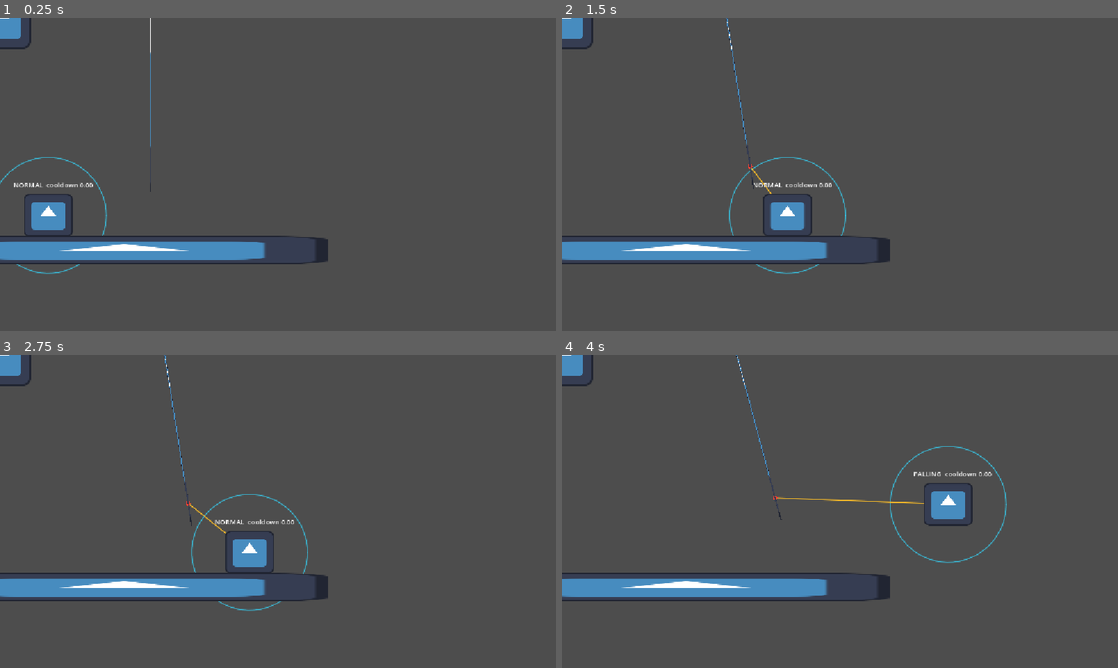
Above: before the commit, frames 1-4 (two rows, left to right).
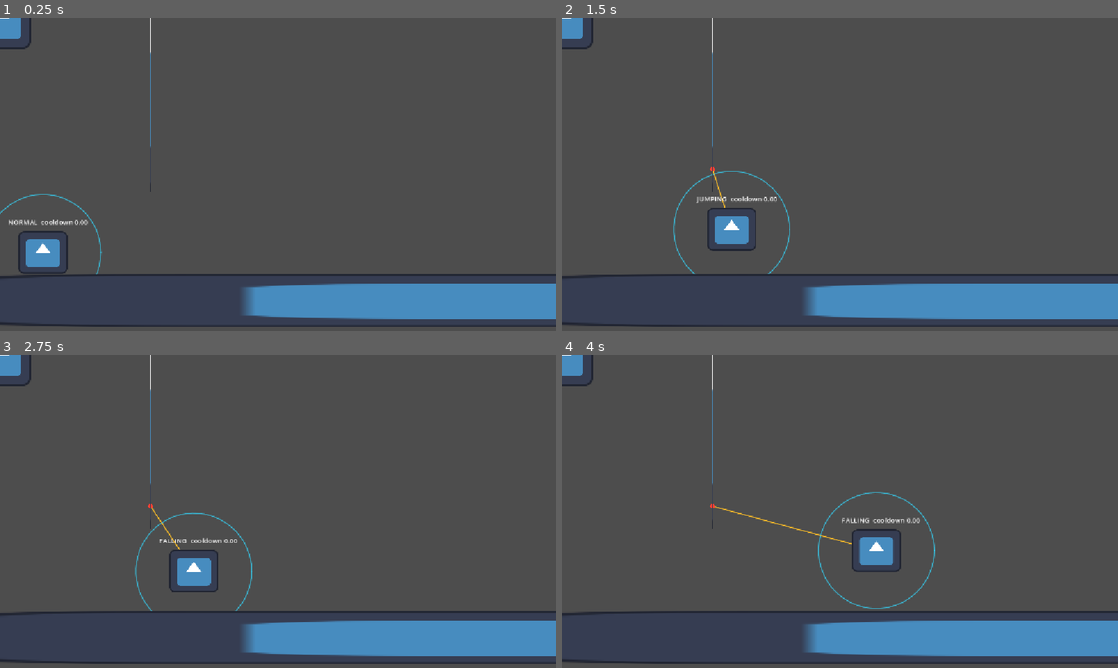
Above: after the commit, the same moments.

Repository: kurbanovaanna12-jpg/JuAnnji
Game: Godot game, scene res://test1.tscn
The game is run twice, just before and just after one commit, with the same random seed, the same clock (stepped at 60 frames per second) and the same inputs. The engine's default icon, where the game draws it, is replaced by a stand-in: a white triangle on a blue panel in a dark square.
Inputs:
- Up to frame 1 (0.25 s): no input
- Up to frame 2 (1.5 s): tap Enter (ui_accept) at 0.5 s; hold D (move_right) from 0.53 s (still down); tap Space (jump) at 0.6, 0.77, 1.07, 1.35 s
- Up to frame 3 (2.75 s): tap Space (jump) at 1.52, 1.82, 2.1 s; release D (move_right) at 2.03 s; hold A (move_left) from 2.03 s (still down)
- Up to frame 4 (4 s): release A (move_left) at 2.78 s; hold D (move_right) from 2.78 s (still down); tap Space (jump) at 2.85, 3.02, 3.32, 3.6, 3.77 s

The runs differ from the first frame. In frame 1, 12% of the frame differs, in the area x 0-100%, y 44-99%; in frame 2, 13%; in frame 3, 13%; in frame 4, 14%, in the area x 0-100%, y 0-99%.

Commit message:
Добавлен усиленный соскок при удержании пробела

Diff:
--- a/character_body_2d.gd
+++ b/character_body_2d.gd
@@ -22,6 +22,8 @@
 @export var minimum_swing_launch_speed := 280.0
 @export var swing_angular_damp := 0.12
 @export var release_upward_boost := 35.0
+@export_range(1.0, 20.0, 0.1) var release_distance_multiplier := 2.5
+@export_range(0.05, 1.0, 0.05) var release_hold_time := 0.25
 
 @export_group("Debug")
 @export var debug_grab := true
@@ -49,6 +51,10 @@
 var rope_pendulum_length := 250.0
 var swing_angle := 0.0
 var swing_angular_velocity := 0.0
+var flight_horizontal_multiplier := 1.0
+var release_input_ready := false
+var release_pending := false
+var release_hold_elapsed := 0.0
 
 
 func _ready() -> void:
@@ -75,12 +81,17 @@
 		queue_redraw()
 		return
 
+	if is_on_floor():
+		flight_horizontal_multiplier = 1.0
 	var direction := Input.get_axis("move_left", "move_right")
+	# Scale horizontal air control along with launch speed so holding a direction
+	# does not immediately cancel the longer flight. Vertical motion is unchanged.
+	var horizontal_scale := flight_horizontal_multiplier
 	if direction != 0.0:
-		velocity.x = move_toward(velocity.x, direction * move_speed, acceleration * delta)
+		velocity.x = move_toward(velocity.x, direction * move_speed * horizontal_scale, acceleration * horizontal_scale * delta)
 	else:
 		var current_friction := friction if is_on_floor() else air_friction
-		velocity.x = move_toward(velocity.x, 0.0, current_friction * delta)
+		velocity.x = move_toward(velocity.x, 0.0, current_friction * horizontal_scale * delta)
 
 	if is_on_floor():
 		if velocity.y > 0.0:
@@ -101,6 +112,7 @@
 
 	move_and_slide()
 	if is_on_floor() and velocity.y >= 0.0:
+		flight_horizontal_multiplier = 1.0
 		jump_armed = false
 		state = PlayerState.NORMAL
 	elif velocity.y < 0.0:
@@ -152,6 +164,11 @@
 
 
 func _begin_rope_grab(candidate_world: Vector2, candidate_local: Vector2) -> void:
+	flight_horizontal_multiplier = 1.0
+	# The Space used to jump onto the vine must be released before a new gesture.
+	release_input_ready = not Input.is_action_pressed("release_grab")
+	release_pending = false
+	release_hold_elapsed = 0.0
 	add_collision_exception_with(rope)
 	ignoring_rope_collision = true
 	rope_local_grab_point = rope.to_local(candidate_world)
@@ -226,11 +243,34 @@
 		_release_rope(velocity)
 		return
 
-	if Input.is_action_just_pressed("release_grab"):
+	_process_release_input(delta)
+
+
+func _process_release_input(delta: float) -> void:
+	if not release_input_ready:
+		if not Input.is_action_pressed("release_grab"):
+			release_input_ready = true
+		return
+
+	if not release_pending and (Input.is_action_pressed("release_grab") or Input.is_action_just_pressed("release_grab")):
+		release_pending = true
+		release_hold_elapsed = 0.0
+	if not release_pending:
+		return
+
+	# A tap releases normally on key-up; a hold launches as soon as it is charged.
+	if not Input.is_action_pressed("release_grab"):
 		_release_rope(velocity)
-
-
-func _release_rope(inherited_velocity: Vector2) -> void:
+		return
+	release_hold_elapsed += delta
+	if release_hold_elapsed >= release_hold_time:
+		_release_rope(velocity, true)
+
+
+func _release_rope(inherited_velocity: Vector2, boost_distance: bool = false) -> void:
+	release_pending = false
+	release_hold_elapsed = 0.0
+	release_input_ready = false
 	if is_instance_valid(rope):
 		rope.rotation = rope_rest_rotation + swing_angle
 		rope.angular_velocity = swing_angular_velocity
@@ -239,6 +279,9 @@
 		rope.freeze_mode = rope_freeze_mode_before_grab
 		rope.freeze = rope_freeze_before_grab
 	velocity = inherited_velocity + Vector2.UP * release_upward_boost
+	# Only a deliberate jump off the vine receives the distance boost.
+	flight_horizontal_multiplier = release_distance_multiplier if boost_distance else 1.0
+	velocity.x *= flight_horizontal_multiplier
 	cooldown_timer = grab_cooldown
 	state = PlayerState.FALLING if velocity.y >= 0.0 else PlayerState.JUMPING
 	jump_armed = true
--- a/test1.tscn
+++ b/test1.tscn
@@ -7,7 +7,7 @@
 size = Vector2(102, 89)
 
 [sub_resource type="RectangleShape2D" id="RectangleShape2D_55dqy"]
-size = Vector2(843, 57)
+size = Vector2(4454, 104)
 
 [sub_resource type="SegmentShape2D" id="SegmentShape2D_qfqqu"]
 b = Vector2(0, 500)
@@ -17,7 +17,7 @@
 [node name="Node2D" type="Node2D" unique_id=2126642954]
 
 [node name="CharacterBody2D" type="CharacterBody2D" parent="." unique_id=969794503]
-position = Vector2(100, 400)
+position = Vector2(89, 451)
 script = ExtResource("1_k1aq6")
 
 [node name="Sprite2D" type="Sprite2D" parent="CharacterBody2D" unique_id=1758863167]
@@ -27,21 +27,20 @@
 texture = ExtResource("2_2rvgm")
 
 [node name="CollisionShape2D" type="CollisionShape2D" parent="CharacterBody2D" unique_id=585595458]
-position = Vector2(-1, -1)
 shape = SubResource("RectangleShape2D_qfqqu")
 
 [node name="StaticBody2D" type="StaticBody2D" parent="." unique_id=110270745]
 
 [node name="CollisionShape2D" type="CollisionShape2D" parent="StaticBody2D" unique_id=1090513497]
-position = Vector2(258.5, 480.5)
+position = Vector2(2064, 582)
 shape = SubResource("RectangleShape2D_55dqy")
 
 [node name="Sprite2D" type="Sprite2D" parent="StaticBody2D" unique_id=1330937000]
 texture = ExtResource("2_2rvgm")
 
 [node name="Icon" type="Sprite2D" parent="." unique_id=1922680147]
-position = Vector2(257.24997, 480.75)
-scale = Vector2(6.6054683, 0.44921893)
+position = Vector2(1999.125, 585)
+scale = Vector2(33.779297, 0.85937494)
 texture = ExtResource("2_2rvgm")
 
 [node name="RigidBody2D" type="RigidBody2D" parent="." unique_id=431100950]
